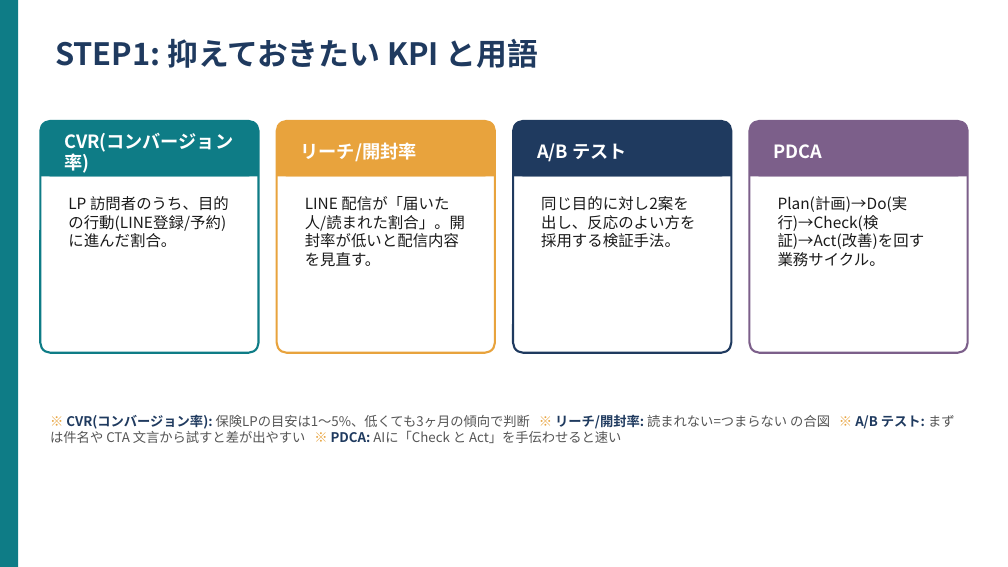
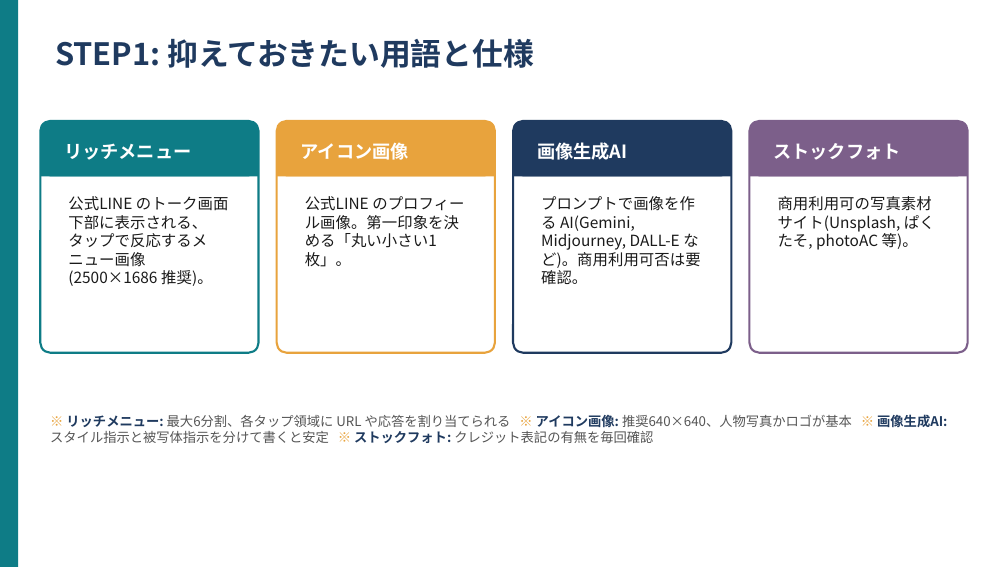
Before and after one commit to kana-story-321/github.io, a slide deck: slide 3 of lecture_pptx/out/work02.pptx. Drawn at 1008x567 pixels with LibreOffice and Linux fonts; fonts in the diff are those of the drawing. Boxes give left, top, right and bottom in pixels: in the first picture for what was removed or moved away, otherwise in the second. Text is boxed around its words. In the diff, an @@ line names an element or a change of style, - is before the commit and + after.

```diff
--- a/lecture_pptx/out/work02.pptx
+++ b/lecture_pptx/out/work02.pptx
@@ text at <box>55,39,533,68</box>: text changed @@
-STEP1: 抑えておきたい KPI と用語
+STEP1: 抑えておきたい用語と仕様
@@ text at <box>64,143,191,160</box>: text changed @@
-CVR(コンバージョン率)
+リッチメニュー
@@ text at <box>301,142,409,160</box>: text changed @@
-リーチ/開封率
+アイコン画像
@@ text at <box>537,142,627,160</box>: text changed @@
-A/B テスト
+画像生成AI
@@ text at <box>773,143,900,160</box>: text changed @@
-PDCA
+ストックフォト
@@ text at <box>68,196,229,286</box>: text changed @@
-LP 訪問者のうち、目的の行動(LINE登録/予約)に進んだ割合。
+公式LINE のトーク画面下部に表示される、タップで反応するメニュー画像(2500×1686 推奨)。
@@ text at <box>305,196,464,267</box>: text changed @@
-LINE 配信が「届いた人/読まれた割合」。開封率が低いと配信内容を見直す。
+公式LINE のプロフィール画像。第一印象を決める「丸い小さい1枚」。
@@ text at <box>541,196,701,284</box>: text changed @@
-同じ目的に対し2案を出し、反応のよい方を採用する検証手法。
+プロンプトで画像を作る AI(Gemini, Midjourney, DALL-E など)。商用利用可否は要確認。
@@ text at <box>778,196,935,250</box>: text changed @@
-Plan(計画)→Do(実行)→Check(検証)→Act(改善)を回す業務サイクル。
+商用利用可の写真素材サイト(Unsplash, ぱくたそ, photoAC 等)。
@@ text at <box>50,414,947,443</box>: text changed @@
-※ CVR(コンバージョン率): 保険LPの目安は1〜5%、低くても3ヶ月の傾向で判断 ※ リーチ/開封率: 読まれない=つまらない の合図 ※ A/B テスト: まずは件名や CTA 文言から試すと差が出やすい ※ PDCA: AIに「Check と Act」を手伝わせると速い
+※ リッチメニュー: 最大6分割、各タップ領域に URL や応答を割り当てられる ※ アイコン画像: 推奨640×640、人物写真かロゴが基本 ※ 画像生成AI: スタイル指示と被写体指示を分けて書くと安定 ※ ストックフォト: クレジット表記の有無を毎回確認
```
Also in this commit, not shown: 7 other slides changed, 8 other files.
